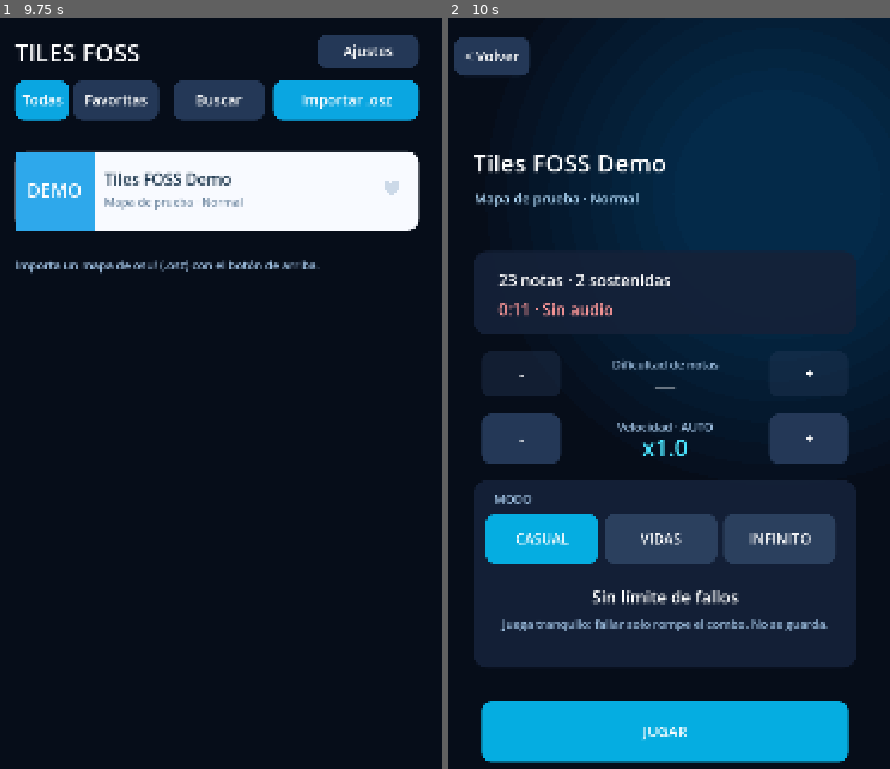
Above: before the commit, frames 1-2 (left to right).
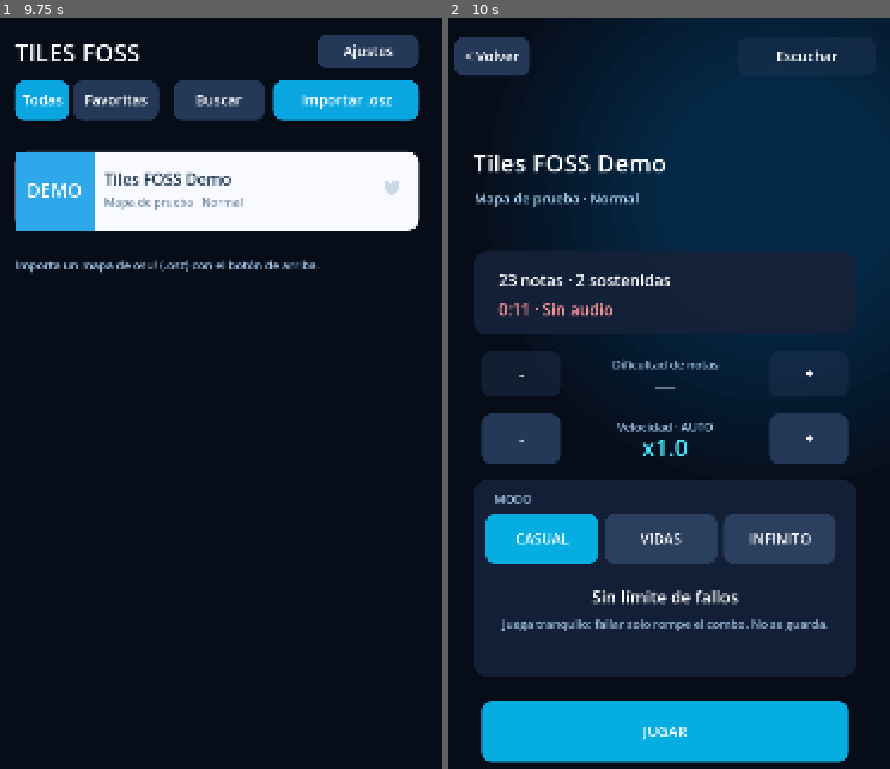
Above: after the commit, the same moments.

Repository: RikoxDeK/Tiles-FOSS
Game: Godot game, scene res://scenes/Main.tscn
Two runs of this game, one before a commit and one after it. Both use one fixed random seed, a clock stepped at 60 frames per second and the inputs below.
Inputs (mouse positions are in pixels of both pictures, inside the frame that each line leads up to):
- Up to frame 1 (9.75 s): tap Enter at 0.5, 2, 3.5 s; move the mouse to (194, 581) at 0.52 s; hold D 0.53-1.25 s; tap F at 0.6, 5.1, 9.6 s; click (194, 581) at 0.67 s; tap Space at 1.25, 2.75, 4.25 s; drag from (353, 536) to (194, 581) at 1.27 s; move the mouse to (83, 295) at 2.02 s; tap K at 2.1, 6.6 s; drag from (238, 416) to (83, 295) at 2.77 s; move the mouse to (150, 220) at 3.52 s; tap J at 3.6, 8.1 s; drag from (313, 378) to (150, 220) at 4.27 s; move the mouse to (128, 461) at 5.02 s; hold D 5.03-5.75 s; click (128, 461) at 5.17 s; drag from (260, 243) to (128, 461) at 5.77 s; move the mouse to (194, 581) at 6.52 s; hold D 6.53-7.25 s; drag from (353, 536) to (194, 581) at 7.27 s; move the mouse to (83, 295) at 8.02 s; drag from (238, 416) to (83, 295) at 8.77 s; move the mouse to (150, 220) at 9.52 s; hold D from 9.53 s (still down); click (150, 220) at 9.67 s
- Up to frame 2 (10 s): keep holding D

Frame 1 is identical in both runs. In frame 2, 1.0% of the frame differs, in the area x 5-93%, y 4-88%.

Commit message:
Infinito acelera la cancion, boton escuchar, records guardados y penalizacion de vidas

Diff:
--- a/scripts/main.gd
+++ b/scripts/main.gd
@@ -81,6 +81,8 @@
 var library_dir := ""        # carpeta de canciones elegida ("" = sin configurar)
 var syncing := false
 var bg_blend := 0.0       # 0 = fondo azul normal, 1 = fondo de las 3 estrellas
+var play_rate := 1.0      # velocidad de la canción (audio y reloj): sube con cada vuelta del Infinito
+var previewing := false   # escuchando solo el audio en la pantalla de preparar
 var perm_asked := false   # ya pedimos el permiso de archivos en esta sesión
 var folder_dialog: FileDialog
 var infinite_mode := false   # ajuste: modo Infinito (usa las vidas)
@@ -196,6 +198,7 @@
 				return
 			_set_paused(not paused)
 		Screen.PREPARE, Screen.SETTINGS:
+			_stop_audio()
 			screen = Screen.LIBRARY
 		Screen.RESULTS:
 			open_group = {}
@@ -224,9 +227,11 @@
 
 func _process(delta: float) -> void:
 	if screen == Screen.GAME and started and not paused and not finished:
-		song_time += delta
+		song_time += delta * play_rate
 		_sync_audio()
 		_update_notes()
+	if previewing and (screen != Screen.PREPARE or not player.playing):
+		previewing = false
 	if search_edit != null:
 		search_edit.visible = screen == Screen.LIBRARY and search_open and open_group.is_empty()
 	if judgement_time > 0.0:
@@ -263,7 +268,8 @@
 	if not player.playing:
 		return
 	# El reloj avanza con delta y se corrige suavemente contra la posición real del audio.
-	var audio_time := player.get_playback_position() + AudioServer.get_time_since_last_mix() - AudioServer.get_output_latency() + audio_offset
+	# La posición del audio va en segundos de la canción; latencia y mezcla van en segundos reales.
+	var audio_time := player.get_playback_position() + (AudioServer.get_time_since_last_mix() - AudioServer.get_output_latency()) * play_rate + audio_offset
 	var error := audio_time - song_time
 	if abs(error) > 0.08:
 		song_time = audio_time
@@ -286,7 +292,7 @@
 				note.done = true
 				note.holding = false
 				_hit(note.lane, "PERFECT", 180, hit_y)
-		elif note.type != "start" and song_time > note.time + HIT_LATE:
+		elif note.type != "start" and song_time > note.time + HIT_LATE * play_rate:
 			var miss_position: float = hit_y + (song_time - note.time) * speed
 			note.done = true
 			if note.type == "hold":   # la larga entera se queda atrás, apagada
@@ -345,6 +351,7 @@
 		banner_text = "CORONA %d/3" % crowns
 	banner_kind = kind
 	banner_time = 1.8
+	_store_infinite_best()
 
 func _next_lap() -> void:
 	_check_awards(true)
@@ -352,7 +359,10 @@
 	lap_factor = 1.0 + 0.5 * float(lap - 1)
 	lap_banner_text = "VUELTA %d · x%.1f" % [lap, lap_factor]
 	lap_banner_time = 2.4
-	speed = BASE_SPEED * _effective_mult() * lap_factor
+	play_rate = lap_factor   # la canción suena y avanza más rápido
+	player.pitch_scale = play_rate
+	speed = BASE_SPEED * _effective_mult()
+	_store_infinite_best()
 	ahead = hit_y / speed + 0.15
 	lead_in = maxf(0.0, hit_y / speed + 0.05 - first_note_time) if use_lead_in else 0.0
 	for n in notes:
@@ -366,17 +376,31 @@
 	song_time = -(lead_in + 0.6)
 	award_idx = 0
 
-func _finish_infinite() -> void:
+## Guarda el mejor resultado del Infinito (estrellas, coronas, vuelta y puntos) para esta
+## canción y dificultad. Se llama al ganar cada premio y cada vuelta, así no se pierde nada
+## aunque salgas antes de que termine la partida. Solo sube, nunca baja.
+func _store_infinite_best() -> void:
+	if not infinite_run or current_song.is_empty():
+		return
 	var key := _song_key(current_song) + "|inf"
 	var old: Dictionary = bests.get(key, {})
-	run_record = stars > int(old.get("stars", 0)) or crowns > int(old.get("crowns", 0)) or lap > int(old.get("laps", 0))
-	bests[key] = {
+	var pen := roundi(score * _lives_mult(run_lives)) if run_lives > 0 else score
+	var nb := {
 		"stars": maxi(stars, int(old.get("stars", 0))),
 		"crowns": maxi(crowns, int(old.get("crowns", 0))),
 		"laps": maxi(lap, int(old.get("laps", 0))),
-		"score": maxi(score, int(old.get("score", 0))),
+		"score": maxi(pen, int(old.get("score", 0))),
 	}
+	if nb.stars > int(old.get("stars", 0)) or nb.crowns > int(old.get("crowns", 0)) or nb.laps > int(old.get("laps", 0)) or nb.score > int(old.get("score", 0)):
+		run_record = true
+	bests[key] = nb
 	_save_settings()
+
+func _finish_infinite() -> void:
+	_store_infinite_best()
+	# Penalización por vidas extra (igual que en Vidas): 3 vidas sin penalización.
+	run_mult = _lives_mult(run_lives) if run_lives > 0 else 1.0
+	score = roundi(score * run_mult)
 
 func _star_poly(c: Vector2, r: float) -> PackedVector2Array:
 	var pts := PackedVector2Array()
@@ -468,7 +492,8 @@
 		pos.y -= ui_off
 	if screen == Screen.PREPARE:
 		if Rect2(100, 1640, viewport_size.x - 200, 145).has_point(pos): _start_game()
-		elif Rect2(35, 45, 180, 95).has_point(pos): screen = Screen.LIBRARY
+		elif Rect2(35, 45, 180, 95).has_point(pos): _stop_audio(); screen = Screen.LIBRARY
+		elif Rect2(viewport_size.x - 365, 45, 330, 95).has_point(pos): _toggle_preview()
 		elif Rect2(100, 800, 190, 110).has_point(pos): _adjust_diff(-1)
 		elif Rect2(viewport_size.x - 290, 800, 190, 110).has_point(pos): _adjust_diff(1)
 		elif Rect2(100, 950, 190, 120).has_point(pos): _adjust_speed(-SPEED_STEP)
@@ -538,7 +563,8 @@
 	infinite_run = infinite_mode and lives_mode
 	lap = 1; lap_factor = 1.0; award_idx = 0; stars = 0; crowns = 0
 	banner_time = 0.0; lap_banner_time = 0.0; bg_blend = 0.0
-	speed = BASE_SPEED * _effective_mult() * lap_factor
+	play_rate = 1.0; player.pitch_scale = 1.0; run_record = false
+	speed = BASE_SPEED * _effective_mult()
 	ahead = hit_y / speed + 0.15
 	# Que la primera nota entre desde arriba justo al empezar.
 	lead_in = maxf(0.0, hit_y / speed + 0.05 - first_note_time) if use_lead_in else 0.0
@@ -587,7 +613,7 @@
 		if note.done or note.type == "start" or note.lane != lane: continue
 		var early: float = clampf(float(note.height) / speed, 0.2, 0.6)
 		var signed_diff: float = song_time - note.time
-		if signed_diff < -early or signed_diff > HIT_LATE: continue
+		if signed_diff < -early * play_rate or signed_diff > HIT_LATE * play_rate: continue
 		best_diff = abs(signed_diff); best = note
 		break  # la más antigua pendiente del carril
 	if best.is_empty():
@@ -600,7 +626,7 @@
 		_effect(lane, hit_y, Color(1, 1, 1, 0.82))
 	else:
 		best.done = true
-		var judgement := "PERFECT" if best_diff <= PERFECT_WINDOW else ("GREAT" if best_diff <= GREAT_WINDOW else "GOOD")
+		var judgement := "PERFECT" if best_diff <= PERFECT_WINDOW * play_rate else ("GREAT" if best_diff <= GREAT_WINDOW * play_rate else "GOOD")
 		var points := 100 if judgement == "PERFECT" else (75 if judgement == "GREAT" else 50)
 		_hit(lane, judgement, points, hit_y)
 
@@ -1154,6 +1180,7 @@
 	_save_settings()
 
 func _select_song(entry: Dictionary) -> void:
+	_stop_audio()
 	var new_chart: Array = []
 	var stream: AudioStream = null
 	var new_lead := false
@@ -1313,11 +1340,27 @@
 	player.stream_paused = value
 
 func _stop_audio() -> void:
+	previewing = false
 	player.stop()
 	player.stream_paused = false
 	audio_started = false
 
+## Escuchar solo el audio de la canción abierta (sin jugar).
+func _toggle_preview() -> void:
+	if previewing:
+		_stop_audio()
+		return
+	if audio_stream == null:
+		return
+	player.stream = audio_stream
+	player.pitch_scale = 1.0
+	player.stream_paused = false
+	player.play()
+	previewing = true
+
 func _go_library() -> void:
+	if infinite_run and screen == Screen.GAME and not finished:
+		_store_infinite_best()
 	_stop_audio()
 	open_group = {}
 	screen = Screen.LIBRARY
@@ -1568,6 +1611,10 @@
 	_background(); draw_set_transform(Vector2(0, ui_off)); _button(Rect2(35,45,180,95),"< Volver",Color(0.14,0.22,0.34))
 	var w := viewport_size.x
 	var muted := Color(0.62, 0.75, 0.88)
+	var prev_col := Color(0.78, 0.2, 0.3) if previewing else Color(0.02, 0.68, 0.88)
+	if audio_stream == null:
+		prev_col = Color(0.14, 0.22, 0.34, 0.4)
+	_button(Rect2(w - 365, 45, 330, 95), "Detener" if previewing else "Escuchar", prev_col)
 	var text_w := w - 160
 	_text(_fit(current_song.title, text_w, 58), Vector2(80,370), 58, Color.WHITE)
 	_text(_fit("%s · %s" % [current_song.artist, current_song.version], text_w, 32), Vector2(82,445), 32, Color(0.68,0.84,0.96))
@@ -1588,7 +1635,7 @@
 	_text_centered("Velocidad · AUTO" if speed_auto else "Velocidad · MANUAL (toca: auto)", cx, 992, 28, muted)
 	_text_centered("x%.1f" % _effective_mult(), cx, 1052, 56, Color(0.3,0.9,1.0) if speed_auto else Color.WHITE)
 	# Modificadores
-	_panel(Rect2(80,1110,w-160,450),Color(0.08,0.13,0.22,0.92),34)
+	_panel(Rect2(80,1110,w-160,470),Color(0.08,0.13,0.22,0.92),34)
 	_text("MODO", Vector2(130,1165), 28, muted)
 	_button(_mode_rect(0), "CASUAL", Color(0.02,0.68,0.88) if not lives_mode else Color(0.17,0.25,0.37))
 	_button(_mode_rect(1), "VIDAS", Color(0.78,0.2,0.3) if lives_mode and not infinite_mode else Color(0.17,0.25,0.37))
@@ -1597,20 +1644,54 @@
 		_button(Rect2(130,1340,170,100), "-", Color(0.14,0.22,0.34))
 		_button(Rect2(w-300,1340,170,100), "+", Color(0.14,0.22,0.34))
 		_text_centered("%d vidas" % lives_setting, cx, 1405, 48, Color.WHITE)
+		var m := _lives_mult(lives_setting)
+		var pen_text := "Sin penalización de puntos" if lives_setting == LIVES_MIN else "Puntos x%.2f (-%d %%)" % [m, roundi((1.0 - m) * 100.0)]
+		var pen_col := Color(0.5, 0.95, 0.75) if lives_setting == LIVES_MIN else Color(1.0, 0.75, 0.4)
 		if infinite_mode:
-			_text_centered("3 estrellas en la vuelta 1 y 3 coronas en las vueltas 2 y 3", cx, 1480, 26, Color(1.0, 0.82, 0.3))
-			_text_centered("Cada vuelta sube la velocidad: x1.0, x1.5, x2.0, x2.5...", cx, 1515, 26, Color(1.0, 0.82, 0.3))
+			_text_centered("3 estrellas en la vuelta 1 y 3 coronas en las vueltas 2 y 3", cx, 1470, 24, Color(1.0, 0.82, 0.3))
+			_text_centered("Cada vuelta acelera la canción: x1.0, x1.5, x2.0, x2.5...", cx, 1500, 24, Color(1.0, 0.82, 0.3))
+			_text_centered(pen_text, cx, 1532, 26, pen_col)
+			_text_centered("Puedes fallar %d veces y seguir; el siguiente fallo termina." % lives_setting, cx, 1560, 22, muted)
 		else:
-			var m := _lives_mult(lives_setting)
-			if lives_setting == LIVES_MIN:
-				_text_centered("Sin penalización de puntos", cx, 1490, 28, Color(0.5, 0.95, 0.75))
-			else:
-				_text_centered("Puntos x%.2f (-%d %%)" % [m, roundi((1.0 - m) * 100.0)], cx, 1490, 28, Color(1.0, 0.75, 0.4))
-		_text_centered("Puedes fallar %d veces y seguir; el siguiente fallo termina." % lives_setting, cx, 1545, 24, muted)
+			_text_centered(pen_text, cx, 1490, 28, pen_col)
+			_text_centered("Puedes fallar %d veces y seguir; el siguiente fallo termina." % lives_setting, cx, 1545, 24, muted)
 	else:
 		_text_centered("Sin límite de fallos", cx, 1405, 40, Color.WHITE)
 		_text_centered("Juega tranquilo: fallar solo rompe el combo. No se guarda.", cx, 1465, 28, muted)
+	_draw_prepare_record(cx)
 	_button(Rect2(100,1640,w-200,145),"JUGAR",Color(0.02,0.68,0.88))
+
+## Mejor récord de esta canción para el modo elegido (Casual no guarda).
+func _draw_prepare_record(cx: float) -> void:
+	if not lives_mode:
+		return
+	var key := _song_key(current_song)
+	var muted := Color(0.62, 0.75, 0.88)
+	var gold := Color(1.0, 0.82, 0.3)
+	if infinite_mode:
+		var b: Dictionary = bests.get(key + "|inf", {})
+		if b.is_empty():
+			_text_centered("Récord: sin récord todavía", cx, 1620, 28, muted)
+			return
+		var n_st := mini(int(b.get("stars", 0)), 3)
+		var n_cr := mini(int(b.get("crowns", 0)), 3)
+		var label := "Vuelta %d · %d pts" % [int(b.get("laps", 1)), int(b.get("score", 0))]
+		var ir := 15.0
+		var step := ir * 2.7
+		var icons_w := (n_st + n_cr) * step
+		var text_w := _font().get_string_size(label, HORIZONTAL_ALIGNMENT_LEFT, -1, 28).x
+		var x := cx - (icons_w + (24.0 if icons_w > 0.0 else 0.0) + text_w) / 2.0
+		for i in n_st:
+			_draw_award("star", Vector2(x + step / 2.0 + i * step, 1609), ir, true)
+		for i in n_cr:
+			_draw_award("crown", Vector2(x + step / 2.0 + (n_st + i) * step, 1609), ir, true)
+		_text(label, Vector2(x + icons_w + (24.0 if icons_w > 0.0 else 0.0), 1620), 28, gold)
+	else:
+		var b2: Dictionary = bests.get(key, {})
+		if b2.is_empty():
+			_text_centered("Récord: sin récord todavía", cx, 1620, 28, muted)
+		else:
+			_text_centered("Récord: %s · %d pts" % [RANKS[int(b2.rank)], int(b2.score)], cx, 1620, 28, gold)
 
 func _draw_settings() -> void:
 	_background(); draw_set_transform(Vector2(0, ui_off))
@@ -1663,7 +1744,13 @@
 		_text_centered(fail_text, w / 2, 980, 32, Color(0.9, 0.2, 0.28))
 	if run_record:
 		_text_centered("¡Nuevo récord!", w / 2, 1030, 34, Color(1.0, 0.6, 0.1))
+	if run_lives > 0:
+		var pen_note := "%d vidas · sin penalización" % run_lives if run_lives == LIVES_MIN else "%d vidas · puntos x%.2f" % [run_lives, run_mult]
+		_text_centered(pen_note, w / 2, 1085, 24, muted)
 	_text("Puntuación", Vector2(170, 1120), 29, muted); _text(str(score), Vector2(170, 1200), 68, Color(0.02, 0.62, 0.86))
+	var ib: Dictionary = bests.get(_song_key(current_song) + "|inf", {})
+	if not ib.is_empty():
+		_text_centered("Mejor: vuelta %d · %d pts" % [int(ib.get("laps", 1)), int(ib.get("score", 0))], w / 2, 1270, 28, muted)
 	_button(Rect2(110, 1400, w - 220, 135), "REPETIR", Color(0.02, 0.68, 0.88)); _button(Rect2(110, 1570, w - 220, 120), "CANCIONES", Color(0.17, 0.25, 0.37))
 
 func _draw_results() -> void:
